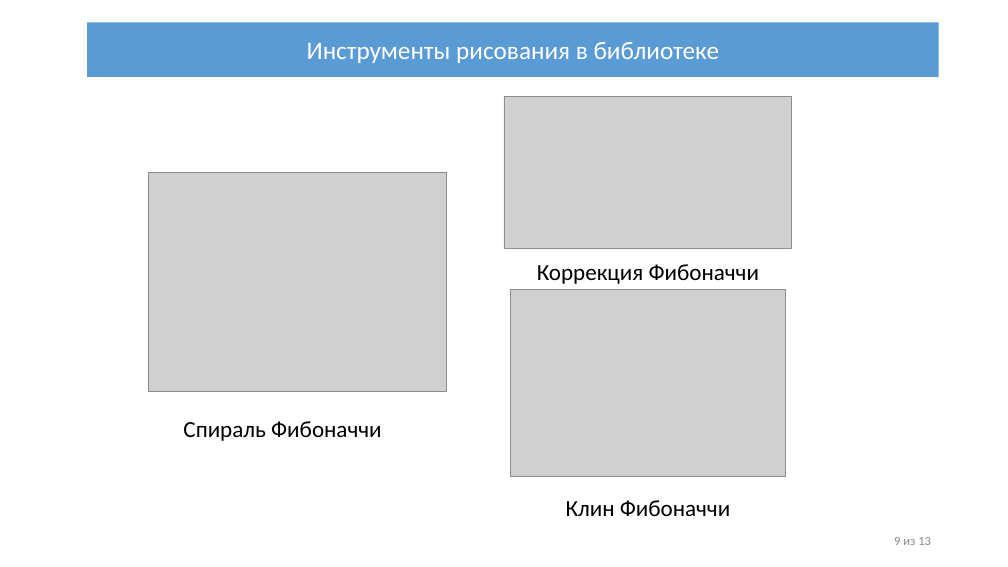
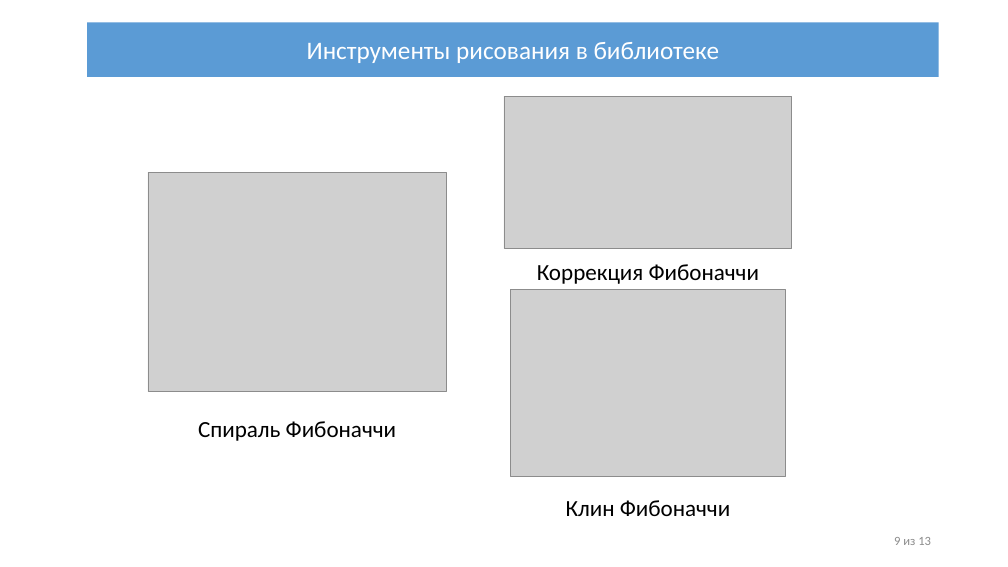
Before and after one commit to IliiaDenisov/masters-thesis, a slide deck: slide 11 of src/Презентация диплома.pptx. Drawn at 1008x567 pixels with LibreOffice and Linux fonts; fonts in the diff are those of the drawing; grey boxes stand for pictures. Boxes give left, top, right and bottom in pixels: in the first picture for what was removed or moved away, otherwise in the second. Text is boxed around its words. In the diff, an @@ line names an element or a change of style, - is before the commit and + after.

```diff
--- a/src/Презентация диплома.pptx
+++ b/src/Презентация диплома.pptx
@@ text "Спираль Фибоначчи": place and size @@
-text "Спираль Фибоначчи" at <box>183,421,381,441</box>
+text "Спираль Фибоначчи" at <box>198,421,396,441</box>
```
Also in this commit, not shown: 4 other slides changed, 3 slides added.
